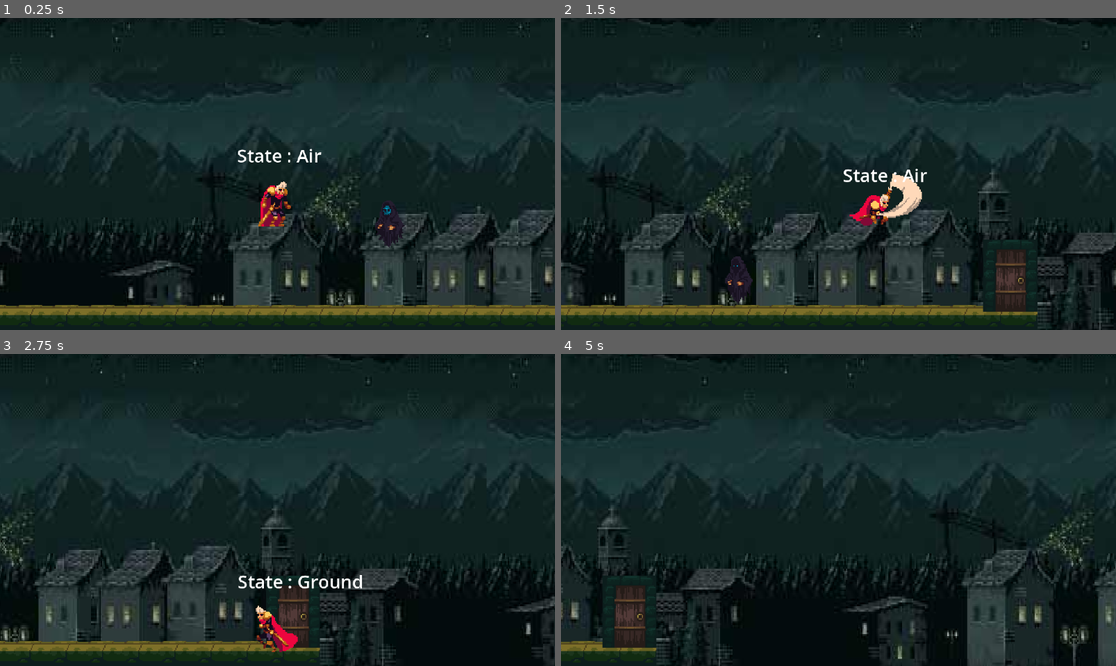
Above: before the commit, frames 1-4 (two rows, left to right).
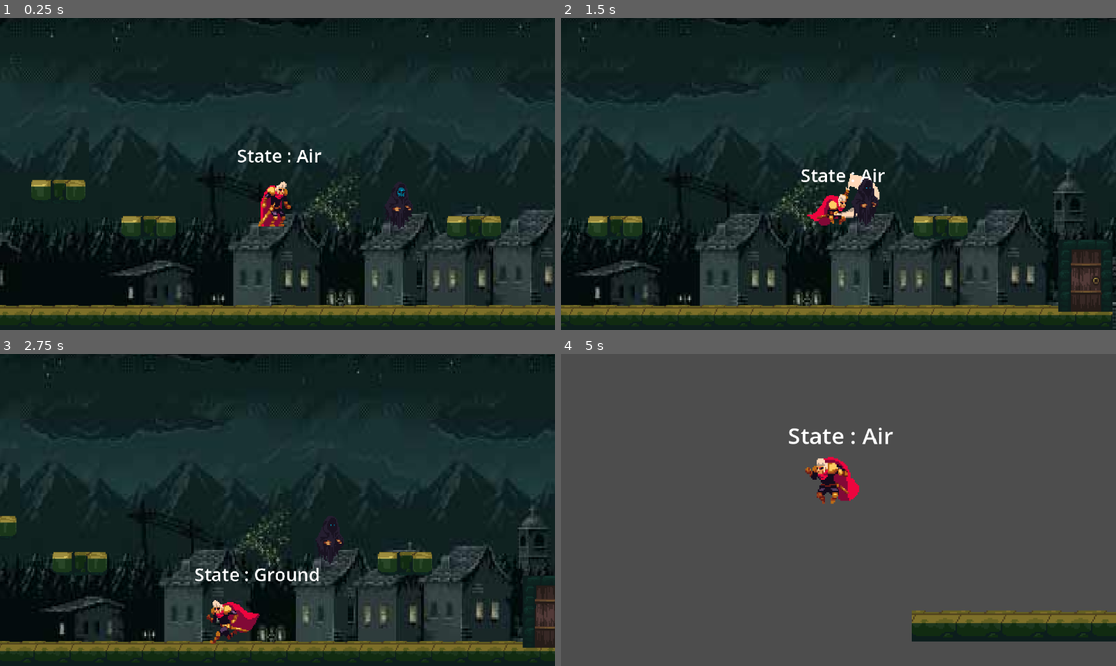
Above: after the commit, the same moments.

Repository: Ai2045/Godot_Game
Game: Godot game, scene res://Levels/test_level.tscn
Same seed, same stepped clock (60 frames per second), same inputs: the game is played once before the commit and once after it.
Inputs (mouse positions are in pixels of both pictures, inside the frame that each line leads up to):
- Up to frame 1 (0.25 s): no input
- Up to frame 2 (1.5 s): move the mouse to (960, 158) at 0.52 s; press the mouse at (960, 158) at 0.53 s; hold D (right) from 0.53 s (still down); tap Space (jump) at 0.77 s; move the mouse to (727, 189) at 1.27 s; release the mouse at (727, 189) at 1.28 s; click (727, 189) at 1.35 s
- Up to frame 3 (2.75 s): tap Space (jump) at 1.52 s; move the mouse to (333, 441) at 2.02 s; release D (right) at 2.03 s; press the mouse at (333, 441) at 2.03 s; hold A (left) from 2.03 s (still down)
- Up to frame 4 (5 s): move the mouse to (810, 572) at 2.77 s; release A (left) at 2.78 s; release the mouse at (810, 572) at 2.78 s; hold D (right) 2.78-4.28 s; click (810, 572) at 2.85 s; tap Space (jump) at 3.02, 3.77, 4.52 s; move the mouse to (1005, 556) at 3.52 s; press the mouse at (1005, 556) at 3.53 s; move the mouse to (672, 463) at 4.27 s; release the mouse at (672, 463) at 4.28 s; hold A (left) from 4.28 s (still down); click (672, 463) at 4.35 s

The runs differ from the first frame. In frame 1, 1.6% of the frame differs, in the area x 5-91%, y 51-74%; in frame 2, 20%; in frame 3, 21%; in frame 4, 97%, in the area x 0-100%, y 0-100%.

Commit message:
inseguimento nemici

Diff:
--- a/Character/Enemy/ghost.gd
+++ b/Character/Enemy/ghost.gd
@@ -2,9 +2,10 @@
 
 @onready var state_machine : CharacterStateMachine = $CharacterStateMachine
 @onready var animation_tree: AnimationTree = $AnimationTree
-@export var starting_move_direction: Vector2 = Vector2.LEFT
-@export var movement_speed : float = 30
+@export var speed = 40
 @export var hit_state: State
+@export var player_chase=false
+var player=null
 # Get the gravity from the project settings to be synced with RigidBody nodes.
 var gravity = ProjectSettings.get_setting("physics/2d/default_gravity")
 
@@ -12,15 +13,19 @@
 	animation_tree.active = true
 
 func _physics_process(delta):
-	# Add the gravity.
-	if not is_on_floor():
-		velocity.y += gravity * delta
+	if player_chase:
+		position+=(player.position-position)/speed
+		if(player.position.x-position.x)<0:
+			$Sprite2D.flip_h = false
+		else:
+			$Sprite2D.flip_h = true
 
-	var direction: Vector2 = starting_move_direction
-	if direction:
-		if state_machine.check_if_can_move():
-			velocity.x = direction.x * movement_speed
-	elif state_machine.current_state != hit_state:
-		velocity.x = move_toward(velocity.x, 0, movement_speed)
+func _on_area_2d_body_entered(body):
+	player=body
+	player_chase=true
 
-	move_and_slide()
+
+
+func _on_area_2d_body_exited(body):
+	player=null
+	player_chase=false
--- a/Character/Enemy/ghost.tscn
+++ b/Character/Enemy/ghost.tscn
@@ -134,6 +134,9 @@
 
 [sub_resource type="AnimationNodeStateMachinePlayback" id="AnimationNodeStateMachinePlayback_tr7ts"]
 
+[sub_resource type="RectangleShape2D" id="RectangleShape2D_pbhr1"]
+size = Vector2(241, 133)
+
 [node name="ghost" type="CharacterBody2D" node_paths=PackedStringArray("hit_state")]
 collision_layer = 4
 script = ExtResource("1_rdxht")
@@ -184,6 +187,16 @@
 wait_time = 0.25
 one_shot = true
 
+[node name="Area2D" type="Area2D" parent="."]
+collision_layer = 4
+collision_mask = 4
+
+[node name="CollisionShape2D" type="CollisionShape2D" parent="Area2D"]
+position = Vector2(1, 0)
+shape = SubResource("RectangleShape2D_pbhr1")
+
 [connection signal="animation_finished" from="AnimationTree" to="Damageable" method="_on_animation_tree_animation_finished"]
 [connection signal="animation_finished" from="AnimationTree" to="CharacterStateMachine/Hit" method="_on_animation_tree_animation_finished"]
 [connection signal="timeout" from="CharacterStateMachine/Hit/Timer" to="CharacterStateMachine/Hit" method="_on_timer_timeout"]
+[connection signal="body_entered" from="Area2D" to="." method="_on_area_2d_body_entered"]
+[connection signal="body_exited" from="Area2D" to="." method="_on_area_2d_body_exited"]
--- a/Levels/test_level.tscn
+++ b/Levels/test_level.tscn
@@ -299,12 +299,15 @@
 4:5/0 = 0
 4:5/0/physics_layer_0/linear_velocity = Vector2(0, 0)
 4:5/0/physics_layer_0/angular_velocity = 0.0
+4:5/0/physics_layer_0/polygon_0/points = PackedVector2Array(-8, 3.5, 8, 3.5, 8, 8, -8, 8)
 5:5/0 = 0
 5:5/0/physics_layer_0/linear_velocity = Vector2(0, 0)
 5:5/0/physics_layer_0/angular_velocity = 0.0
+5:5/0/physics_layer_0/polygon_0/points = PackedVector2Array(-8, 3.5, 8, 3.5, 8, 8, -8, 8)
 6:5/0 = 0
 6:5/0/physics_layer_0/linear_velocity = Vector2(0, 0)
 6:5/0/physics_layer_0/angular_velocity = 0.0
+6:5/0/physics_layer_0/polygon_0/points = PackedVector2Array(-8, 3.5, 8, 3.5, 8, 8, -8, 8)
 8:5/0 = 0
 8:5/0/physics_layer_0/linear_velocity = Vector2(0, 0)
 8:5/0/physics_layer_0/angular_velocity = 0.0
@@ -383,12 +386,15 @@
 4:6/0 = 0
 4:6/0/physics_layer_0/linear_velocity = Vector2(0, 0)
 4:6/0/physics_layer_0/angular_velocity = 0.0
+4:6/0/physics_layer_0/polygon_0/points = PackedVector2Array(-8, -8, 8, -8, 8, 8, -8, 8)
 5:6/0 = 0
 5:6/0/physics_layer_0/linear_velocity = Vector2(0, 0)
 5:6/0/physics_layer_0/angular_velocity = 0.0
+5:6/0/physics_layer_0/polygon_0/points = PackedVector2Array(-8, -8, 8, -8, 8, 8, -8, 8)
 6:6/0 = 0
 6:6/0/physics_layer_0/linear_velocity = Vector2(0, 0)
 6:6/0/physics_layer_0/angular_velocity = 0.0
+6:6/0/physics_layer_0/polygon_0/points = PackedVector2Array(-8, -8, 8, -8, 8, 8, -8, 8)
 8:6/0 = 0
 8:6/0/physics_layer_0/linear_velocity = Vector2(0, 0)
 8:6/0/physics_layer_0/angular_velocity = 0.0
@@ -907,10 +913,12 @@
 tile_set = SubResource("TileSet_ye8eb")
 format = 2
 layer_0/name = "Ground"
-layer_0/tile_data = PackedInt32Array(393215, 1900544, 9, 458 …(3149 unchanged characters)…  393166, 1966080, 9, 458702, 1966080, 10)
+layer_0/tile_data = PackedInt32Array(393215, 1900544, 9, 458 …(3149 unchanged characters)…  393166, 1966080, 9, 458702, 1966080, 10, -65547, 262144, 5, -11, 262144, 6, -65546, 327680, 5, -10, 327680, 6, -65545, 393216, 5, -9, 393216, 6, 131066, 262144, 6, 131067, 327680, 6, 131068, 393216, 6, 65530, 262144, 5, 65531, 327680, 5, 65532, 393216, 5, 131055, 262144, 6, 131056, 327680, 6, 131057, 393216, 6, 65519, 262144, 5, 65520, 327680, 5, 65521, 393216, 5, 65548, 262144, 6, 65549, 327680, 6, 65550, 393216, 6, 12, 262144, 5, 13, 327680, 5, 14, 393216, 5)
 
 [node name="Player" parent="." instance=ExtResource("2_q276n")]
 position = Vector2(42, 62)
+collision_layer = 6
+collision_mask = 5
 
 [node name="Camera2D" type="Camera2D" parent="." node_paths=PackedStringArray("player")]
 position = Vector2(42, 42)
Not shown: 1 places in Character/Enemy/ghost.tscn that only renumber resources
